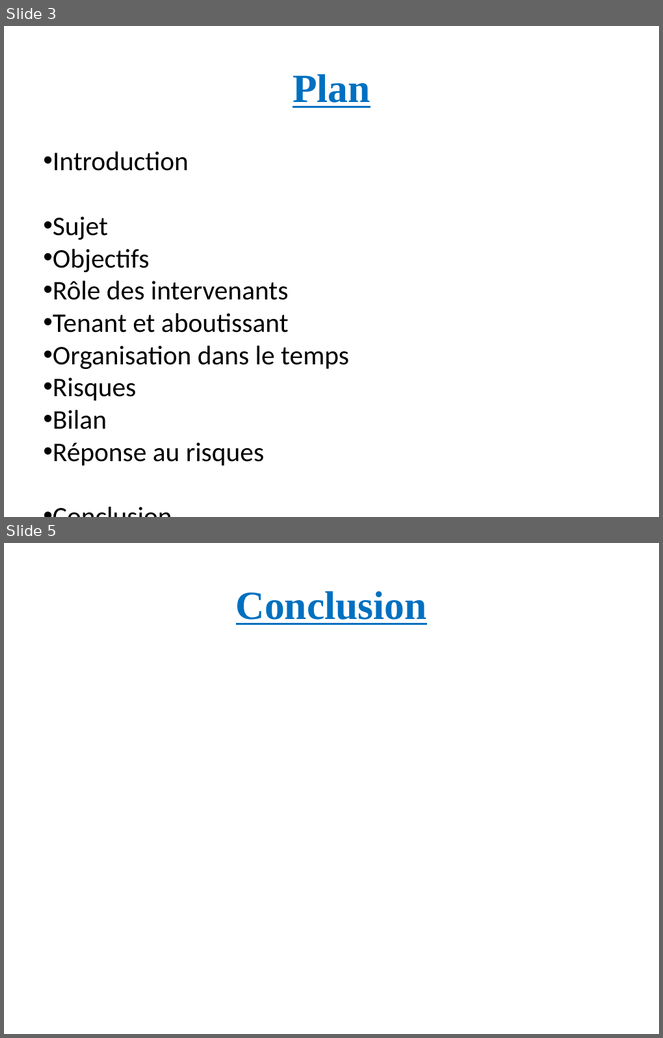
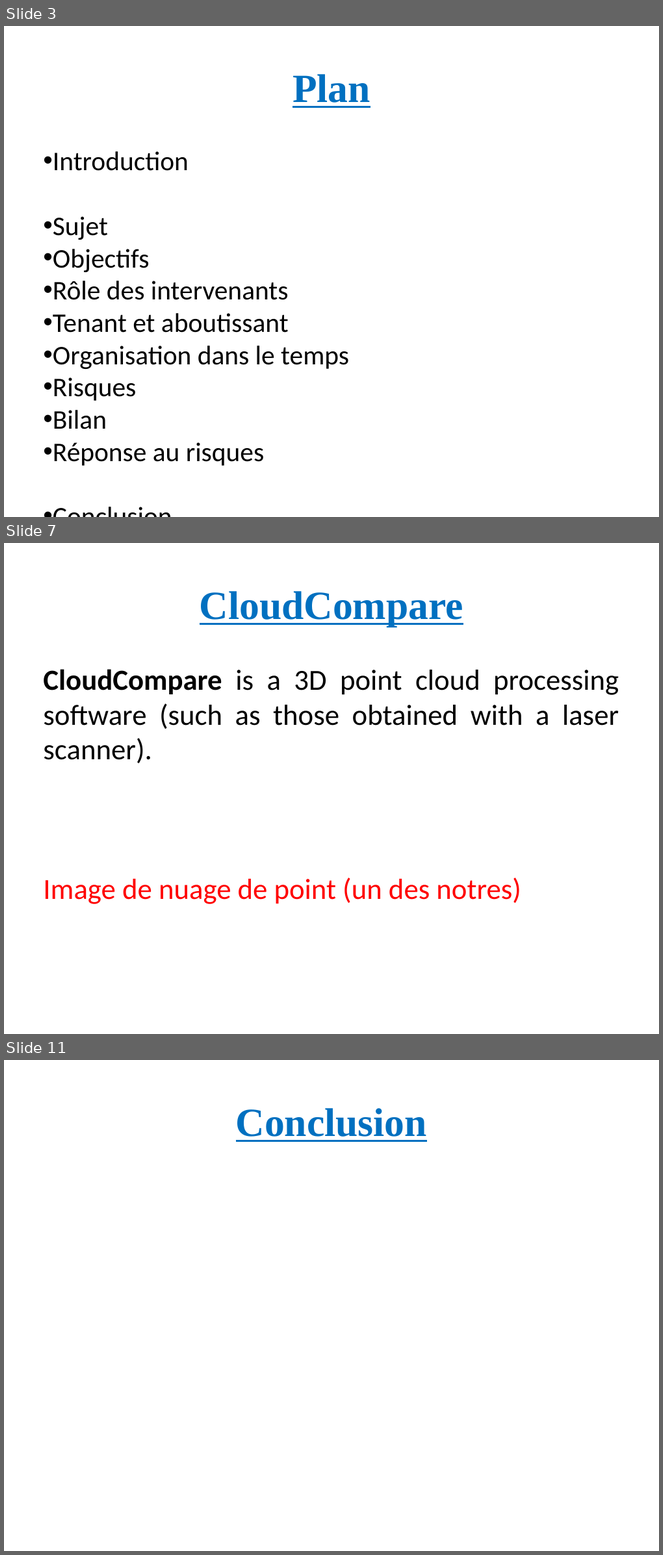
Before and after one commit to Mric26/M2-S1, a slide deck: Projet/Presentation.pptx. Shown one above the other, each under a label of ours: slides 3 and 5 before the commit, slides 3, 7 and 11 after it; the slides between them are not shown. The pictures are 663x1038 and 663x1555 pixels, drawn with LibreOffice and Linux fonts; fonts in the diff are those of the drawing. Boxes give left, top, right and bottom in pixels: in the first picture for what was removed or moved away, otherwise in the second. Text is boxed around its words. In the diff, an @@ line names an element or a change of style, - is before the commit and + after.

```diff
--- a/Projet/Presentation.pptx
+++ b/Projet/Presentation.pptx
@@ slide 7 added at <box>4,543,659,1034</box>, background #FFFFFF @@
@@ title added at <box>200,591,464,627</box>, 44 pt, text #0070C0, bold, underline @@
+CloudCompare
@@ text added at <box>43,669,619,904</box>, 32 pt, text #000000 @@
+CloudCompare is a 3D point cloud processing software (such as those obtained with a laser scanner).
+Image de nuage de point (un des notres)
@@ what was slide 5 is now slide 11 @@
```
Also in this commit, not shown: 1 slide changed, 6 other slides added, 1 slide removed, 9 other files.
